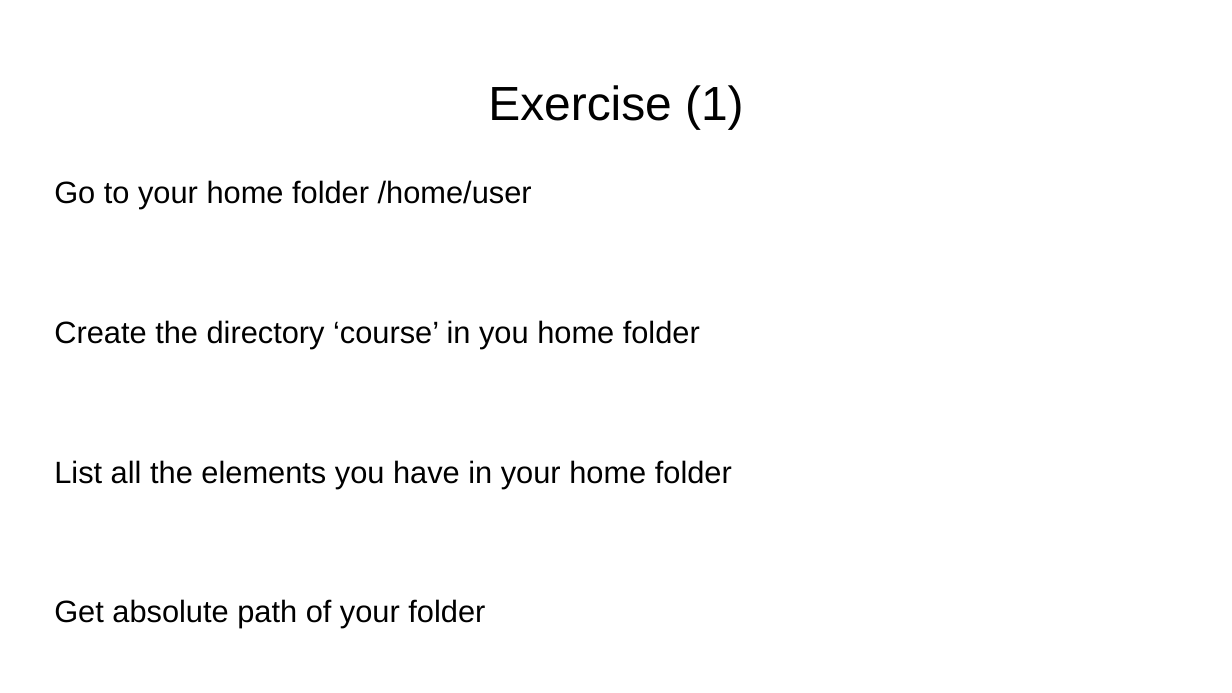
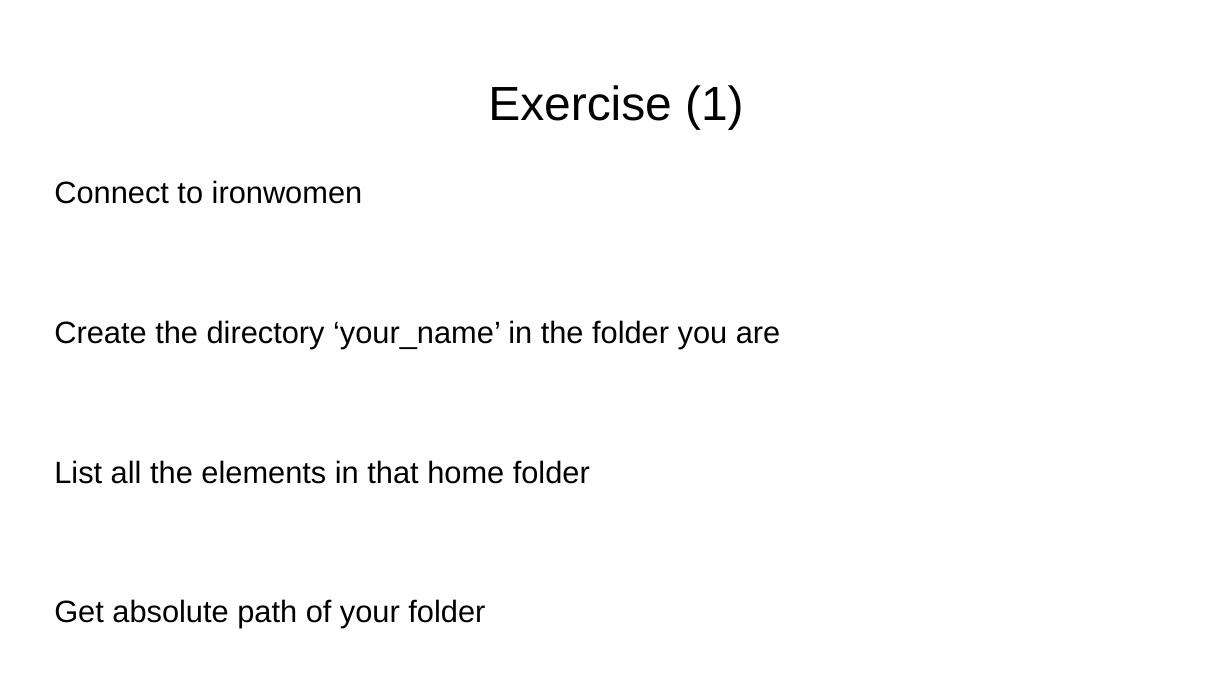
Before and after one commit to FusterTormo/BioinfoWorkshop, a slide deck: slide 15 of Introduction to Linux.pptx (slide 13 before the commit). Drawn at 1232x693 pixels with LibreOffice and Linux fonts; fonts in the diff are those of the drawing. Boxes give left, top, right and bottom in pixels: in the first picture for what was removed or moved away, otherwise in the second. Text is boxed around its words. In the diff, an @@ line names an element or a change of style, - is before the commit and + after.

```diff
--- a/Introduction to Linux.pptx
+++ b/Introduction to Linux.pptx
@@ text at box(54, 180, 781, 484): text changed @@
-Go to your home folder /home/user
-Create the directory ‘course’ in you home folder
-List all the elements you have in your home folder
+Connect to ironwomen
+Create the directory ‘your_name’ in the folder you are
+List all the elements in that home folder
```
Also in this commit, not shown: 14 other slides changed, 4 slides added, 1 slide removed, 1 other file.
